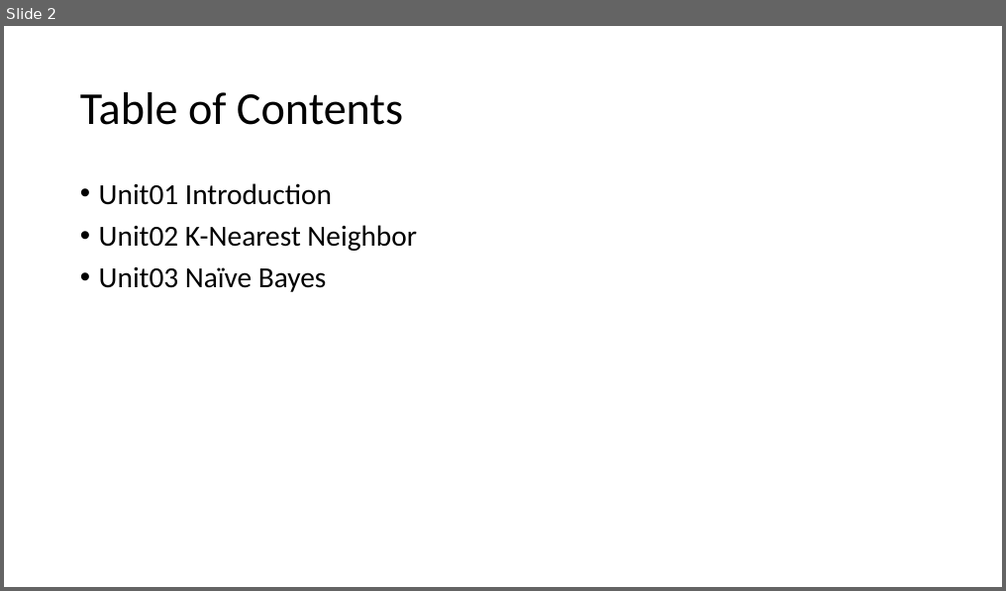
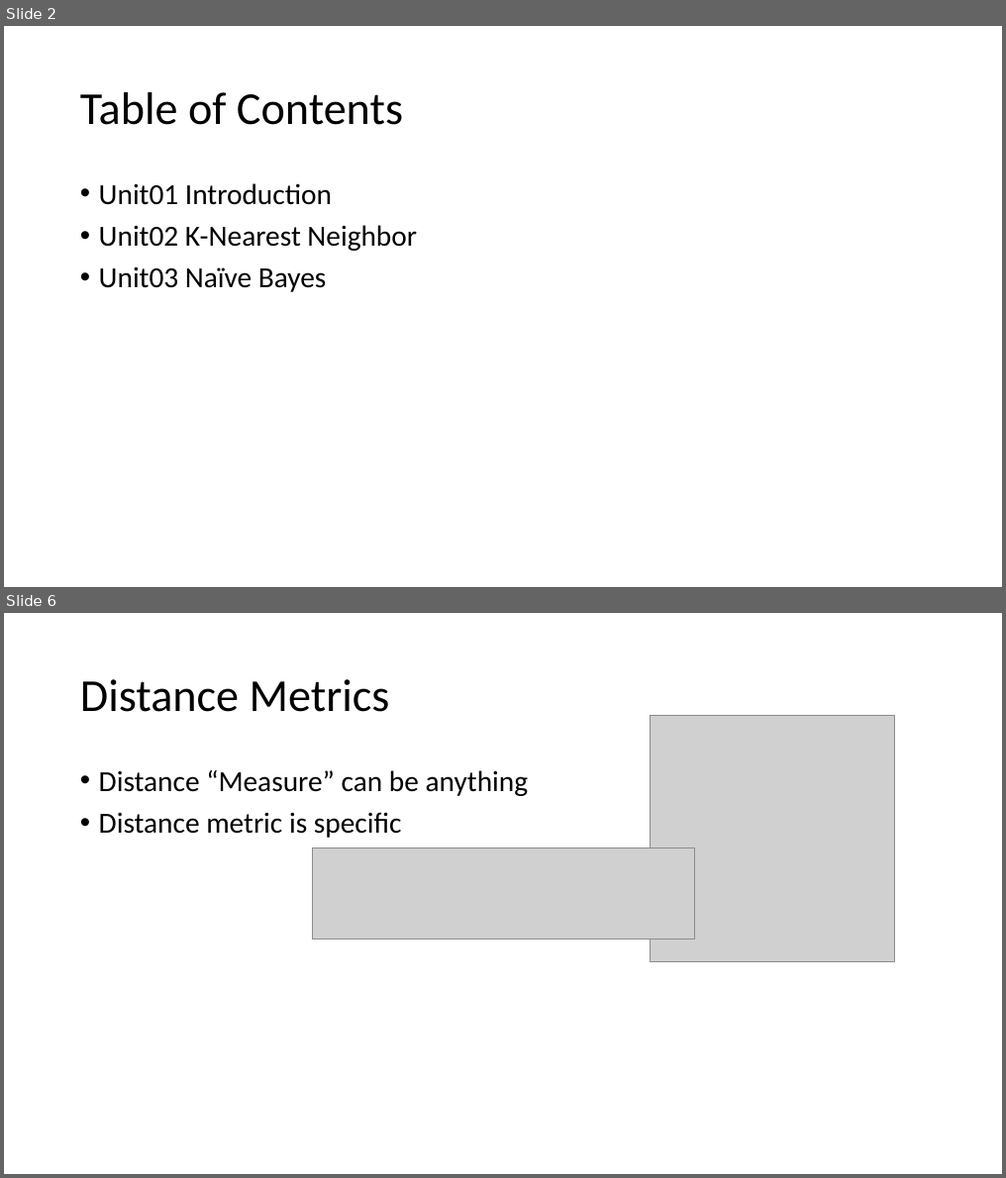
Before and after one commit to K-AlfredIwasaki/study_notes, a slide deck: SUMMARY/W207 MACHINE LEARNING.pptx. Shown one above the other, each under a label of ours: slide 2 before the commit, slides 2 and 6 after it; the slides between them are not shown. The pictures are 1006x591 and 1006x1178 pixels, drawn with LibreOffice and Linux fonts; fonts in the diff are those of the drawing; grey boxes stand for pictures. Boxes give left, top, right and bottom in pixels: in the first picture for what was removed or moved away, otherwise in the second. Text is boxed around its words. In the diff, an @@ line names an element or a change of style, - is before the commit and + after.

```diff
--- a/SUMMARY/W207 MACHINE LEARNING.pptx
+++ b/SUMMARY/W207 MACHINE LEARNING.pptx
@@ slide 6 added at (4, 613, 1002, 1174), background #FFFFFF @@
@@ title added at (80, 679, 390, 712), 44 pt, text #000000 @@
+Distance Metrics
@@ picture added at (650, 715, 894, 961) @@
@@ text added at (99, 770, 529, 838), 28 pt, text #000000 @@
+• Distance “Measure” can be anything
+• Distance metric is specific
@@ picture added at (312, 848, 693, 940) @@
```
Also in this commit, not shown: 5 other slides added, 46 other files.
